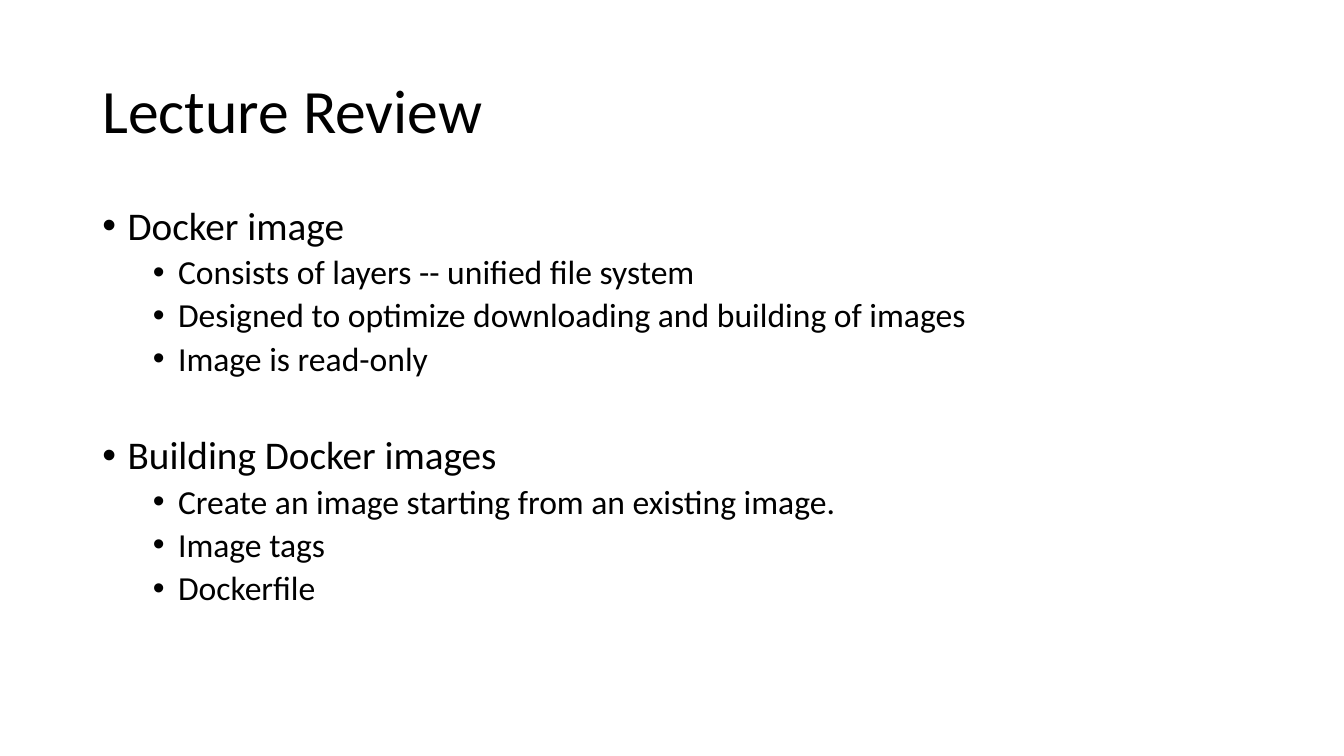
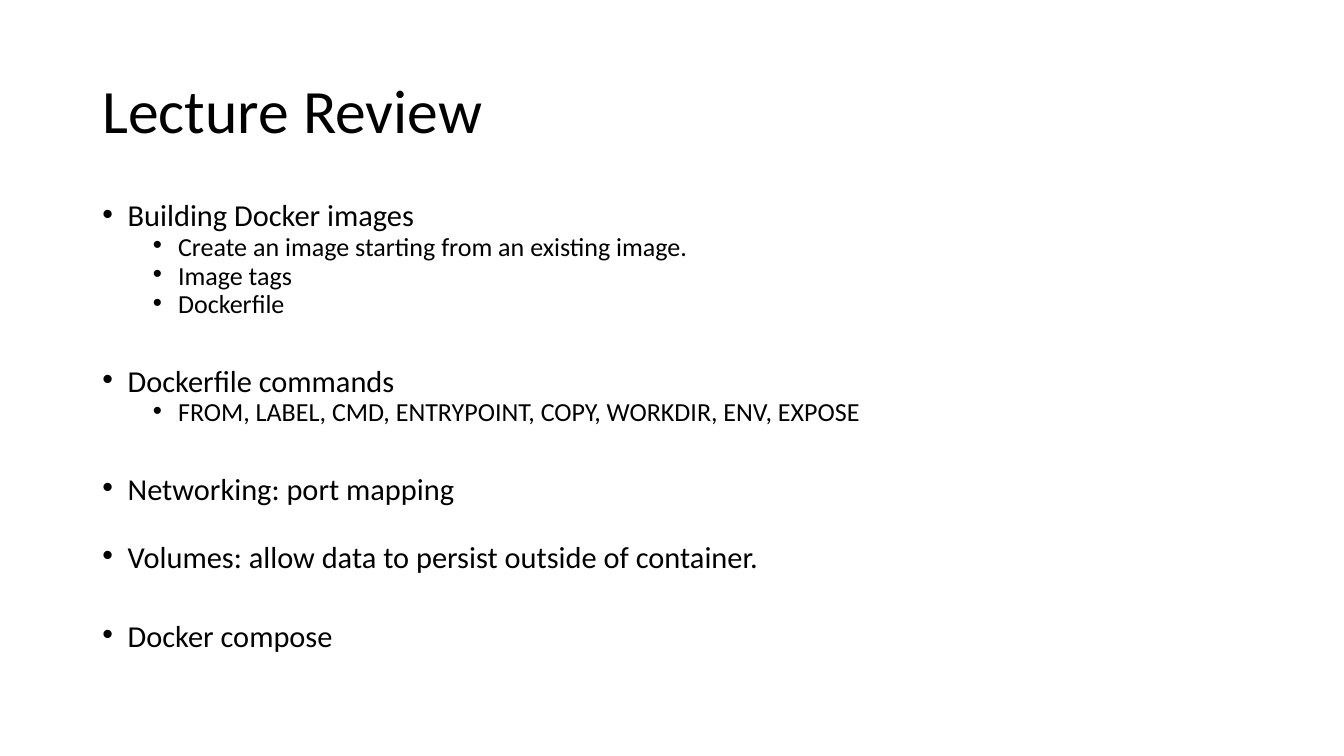
Before and after one commit to jasondbaker/infrastructure-class, a slide deck: slide 4 of review/lecture-review-week-11.pptx (slide 5 before the commit). Drawn at 1344x756 pixels with LibreOffice and Linux fonts; fonts in the diff are those of the drawing. Boxes give left, top, right and bottom in pixels: in the first picture for what was removed or moved away, otherwise in the second. Text is boxed around its words. In the diff, an @@ line names an element or a change of style, - is before the commit and + after.

Commit message:
update all lecture review presentations

```diff
--- a/review/lecture-review-week-11.pptx
+++ b/review/lecture-review-week-11.pptx
@@ text at box(128, 205, 687, 313): size 28 to 21.7 pt in "Building Docker images"; size 24 to 18.6 pt in "Create an image starting from an existing ...", "Image tags", "Dockerfile"; line spacing 0.9 to 0.7 @@
@@ text at box(128, 212, 965, 377): paragraphs removed @@
-• Docker image
-  • Consists of layers -- unified file system
-  • Designed to optimize downloading and building of images
-  • Image is read-only
@@ text at box(128, 371, 860, 652): paragraphs added @@
+• Dockerfile commands
+  • FROM, LABEL, CMD, ENTRYPOINT, COPY, WORKDIR, ENV, EXPOSE
+• Networking: port mapping
+• Volumes: allow data to persist outside of container.
+• Docker compose
```
Also in this commit, not shown: 2 other slides changed, 2 slides removed, 9 other files.
